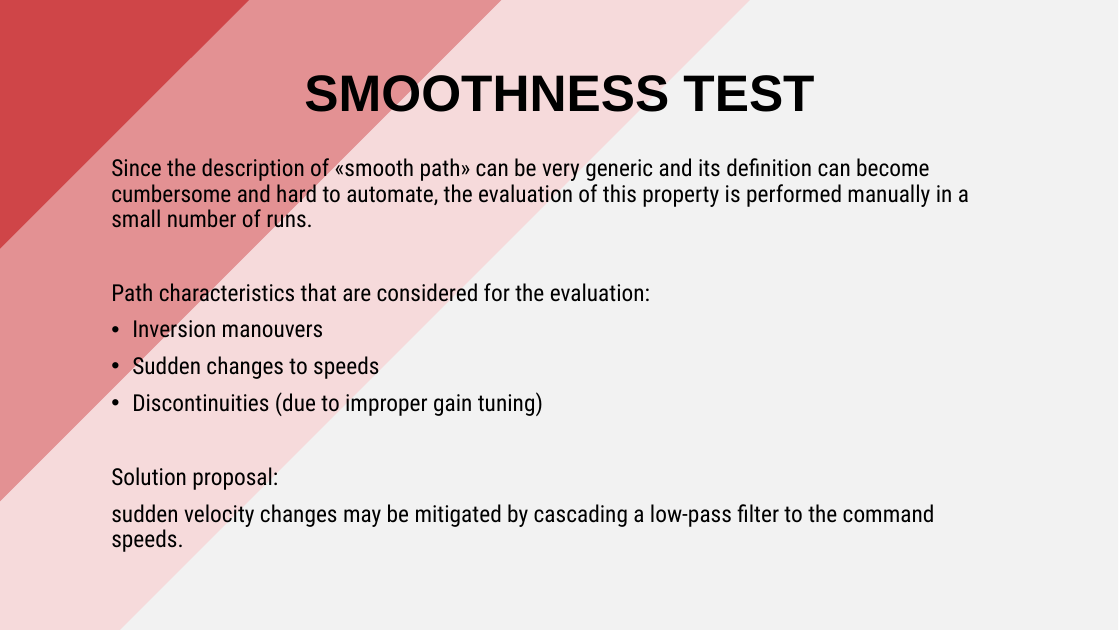
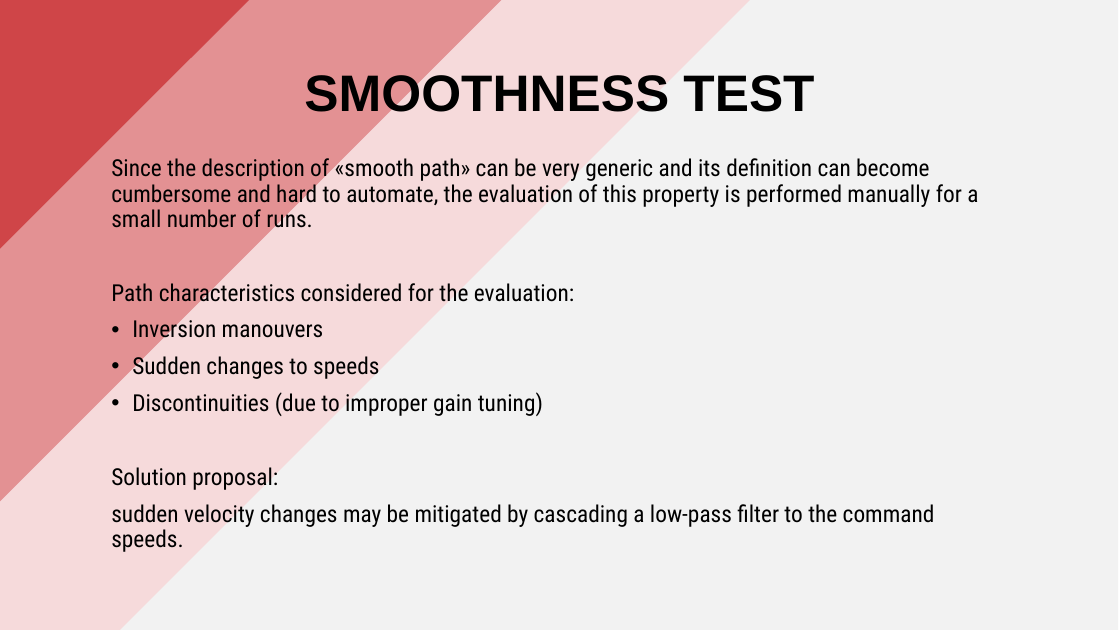
Before and after one commit to PippoGot/R-C2, a slide deck: slide 15 of documentation/presentation.pptx. Drawn at 1120x630 pixels with LibreOffice and Linux fonts; fonts in the diff are those of the drawing. Boxes give left, top, right and bottom in pixels: in the first picture for what was removed or moved away, otherwise in the second. Text is boxed around its words. In the diff, an @@ line names an element or a change of style, - is before the commit and + after.

```diff
--- a/documentation/presentation.pptx
+++ b/documentation/presentation.pptx
@@ text at (111, 156, 978, 307): text changed @@
-Since the description of «smooth path» can be very generic and its definition can become cumbersome and hard to automate, the evaluation of this property is performed manually in a small number of runs.
-Path characteristics that are considered for the evaluation:
+Since the description of «smooth path» can be very generic and its definition can become cumbersome and hard to automate, the evaluation of this property is performed manually for a small number of runs.
+Path characteristics considered for the evaluation:
```
Also in this commit, not shown: 1 other slide changed.
